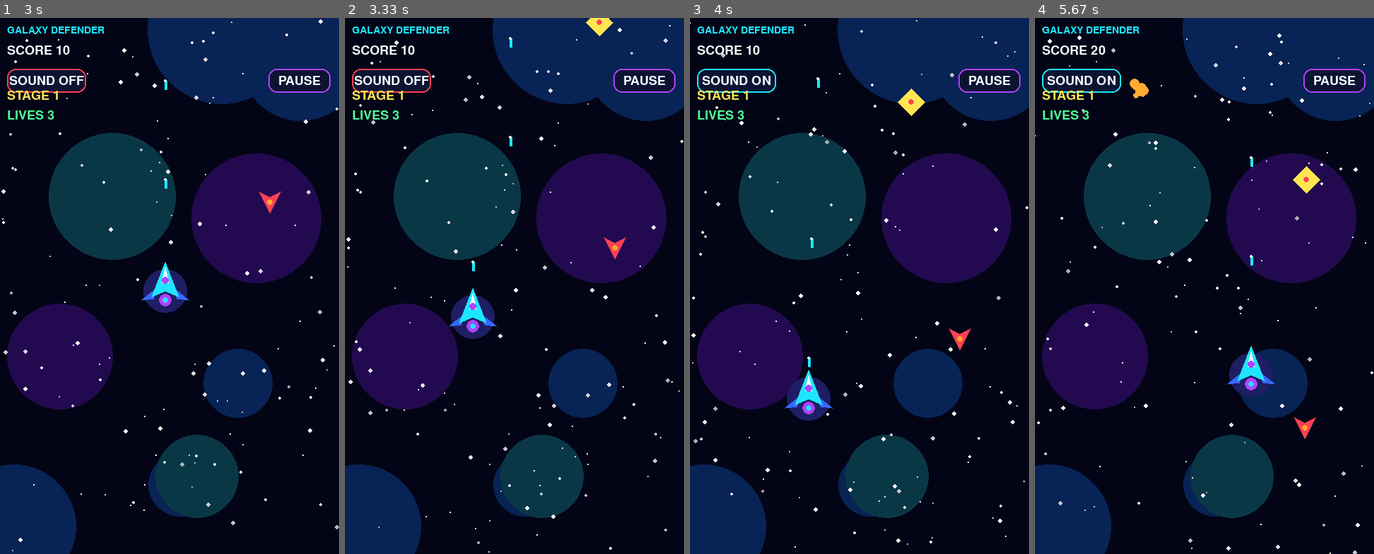
Above: before the commit, frames 1-4 (left to right).
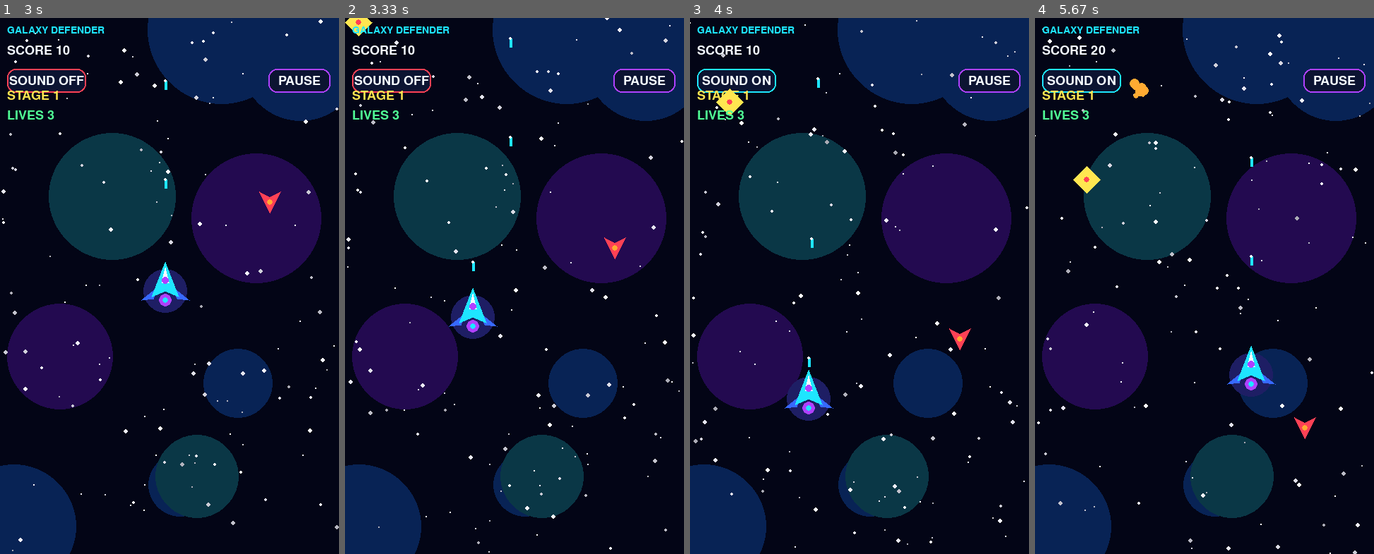
Above: after the commit, the same moments.

Repository: chaabiyoussef66-debug/galaxy-defender
Game: pygame game, started from main.py
Same seed, same stepped clock (60 frames per second), same inputs: the game is played once before the commit and once after it.
Inputs (mouse positions are in pixels of both pictures, inside the frame that each line leads up to):
- Up to frame 1 (3 s): press the mouse at (169, 296) at 0.37 s; move the mouse to (115, 355) at 0.47 s; release the mouse at (64, 409) at 0.6 s; press the mouse at (169, 296) at 0.7 s; move the mouse to (125, 189) at 0.8 s; release the mouse at (81, 87) at 0.93 s; click (159, 259) at 1.05 s; press the mouse at (47, 82) at 1.37 s; move the mouse to (71, 269) at 1.47 s; release the mouse at (94, 457) at 1.6 s; click (186, 162) at 1.72 s; click (166, 361) at 2.05 s; press the mouse at (298, 82) at 2.37 s; move the mouse to (227, 82) at 2.47 s; release the mouse at (152, 87) at 2.6 s; click "RESUME" at 2.72 s
- Up to frame 2 (3.33 s): click (443, 328) at 3.05 s
- Up to frame 3 (4 s): press the mouse at (737, 82) at 3.37 s; move the mouse to (761, 194) at 3.47 s; release the mouse at (788, 307) at 3.6 s; click (801, 457) at 3.72 s
- Up to frame 4 (5.67 s): click (1326, 350) at 4.05 s; press the mouse at (1333, 82) at 4.37 s; move the mouse to (1248, 221) at 4.47 s; release the mouse at (1167, 361) at 4.6 s; press the mouse at (1082, 82) at 4.7 s; move the mouse to (1160, 280) at 4.8 s; release the mouse at (1238, 484) at 4.93 s; press the mouse at (1082, 82) at 5.03 s; move the mouse to (1082, 275) at 5.13 s; release the mouse at (1082, 473) at 5.27 s; click (1245, 280) at 5.38 s

Frame 1 is identical in both runs. In frame 2, 0.3% of the frame differs, in the area x 0-80%, y 0-4%; in frame 3, 0.4%; in frame 4, 0.4%, in the area x 11-85%, y 27-33%.

Commit message:
Stabilize zigzag enemy movement around its spawn lane

Diff:
--- a/main.py
+++ b/main.py
@@ -413,7 +413,8 @@
             enemies.append([
                 random.randint(25, W - 25), -25,
                 base_speed * (0.78 if kind == "tank" else 1.15 if kind == "scout" else 1),
-                radius, kind, hp, random.random() * math.tau
+                radius, kind, hp, random.random() * math.tau,
+                random.randint(25, W - 25)
             ])
             spawn_timer = 0
 
@@ -423,8 +424,9 @@
             kind, hp = e[4], e[5]
 
             if kind == "zigzag":
-                e[0] += math.sin(pygame.time.get_ticks() / 230 + e[6]) * (2.2 + level * 0.025)
-                ex = max(radius, min(W - radius, e[0]))
+                e[0] = e[7] + math.sin(pygame.time.get_ticks() / 230 + e[6]) * (34 + level * 0.4)
+                e[0] = max(radius, min(W - radius, e[0]))
+                ex = e[0]
 
             if kind == "tank":
                 pygame.draw.circle(screen, PURPLE, (int(ex), int(ey)), radius)
